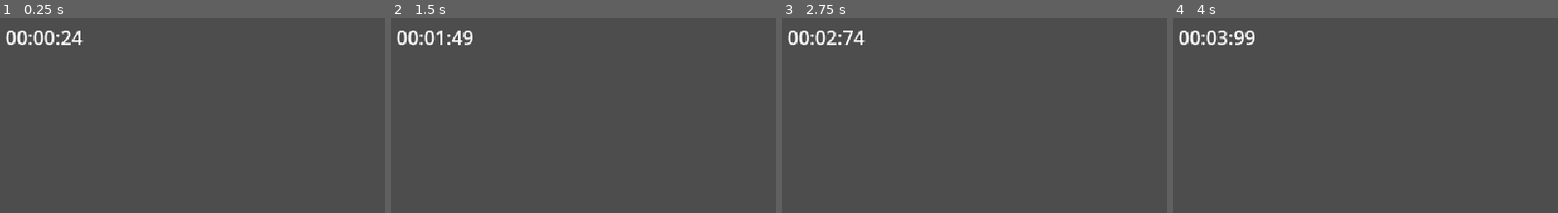
Above: before the commit, frames 1-4 (left to right).
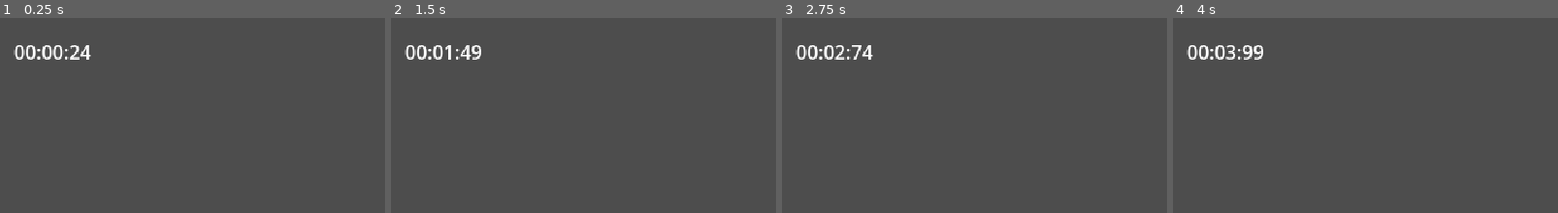
Above: after the commit, the same moments.

Repository: Minipeps/SpeedJam-8
Game: Godot game, scene res://2D/Level.tscn
Two runs of this game, one before a commit and one after it. Both use one fixed random seed, a clock stepped at 60 frames per second and the inputs below. This scene is started directly instead of the project's main scene.
Inputs (mouse positions are % of the whole screen's width and height, from its top left):
- Up to frame 1 (0.25 s): no input
- Up to frame 2 (1.5 s): tap Enter (ui_accept) at 0.5, 0.77 s; move the mouse to (72, 50) at 0.52 s; hold Right (player_move_right) 0.53-1.28 s; tap C (display_end_screen_lose) at 0.6 s; move the mouse to (29, 61) at 1.27 s; hold Down (player_move_down) from 1.28 s (still down); tap X (display_end_screen_win) at 1.35 s
- Up to frame 3 (2.75 s): tap Enter (ui_accept) at 1.52 s; move the mouse to (60, 31) at 2.02 s; release Down (player_move_down) at 2.03 s; hold Right (player_move_right) from 2.03 s (still down); tap C (display_end_screen_lose) at 2.1 s
- Up to frame 4 (4 s): move the mouse to (45, 78) at 2.77 s; release Right (player_move_right) at 2.78 s; hold Up (player_move_up) 2.78-3.53 s; tap X (display_end_screen_win) at 2.85 s; tap Enter (ui_accept) at 3.02, 3.77 s; move the mouse to (80, 73) at 3.52 s; hold Left (player_move_left) from 3.53 s (still down); tap C (display_end_screen_lose) at 3.6 s
The pictures show only the part of the screen within x 0-50%, y 0-50%; the shares and areas given below are measured in that part.

The runs differ from the first frame. In frame 1, 1.6% of the frame differs, in the area x 1-24%, y 6-22%; in frame 2, 1.5%; in frame 3, 1.5%; in frame 4, 1.6%.

Commit message:
Décalage du Timer sur le Canvas

Diff:
--- a/2D/Level.tscn
+++ b/2D/Level.tscn
@@ -134,7 +134,3 @@
 [node name="CanvasLayer" type="CanvasLayer" parent="."]
 
 [node name="Timer" parent="CanvasLayer" instance=ExtResource("4_a7a37")]
-offset_left = -5.0
-offset_top = -12.0
-offset_right = -5.0
-offset_bottom = -12.0
--- a/Timer/Timer.tscn
+++ b/Timer/Timer.tscn
@@ -8,8 +8,8 @@
 script = ExtResource("1_8j3da")
 
 [node name="Label" type="Label" parent="."]
-offset_left = 14.0
+offset_left = 16.0
 offset_top = 16.0
-offset_right = 55.0
+offset_right = 57.0
 offset_bottom = 39.0
 text = "00:00"
